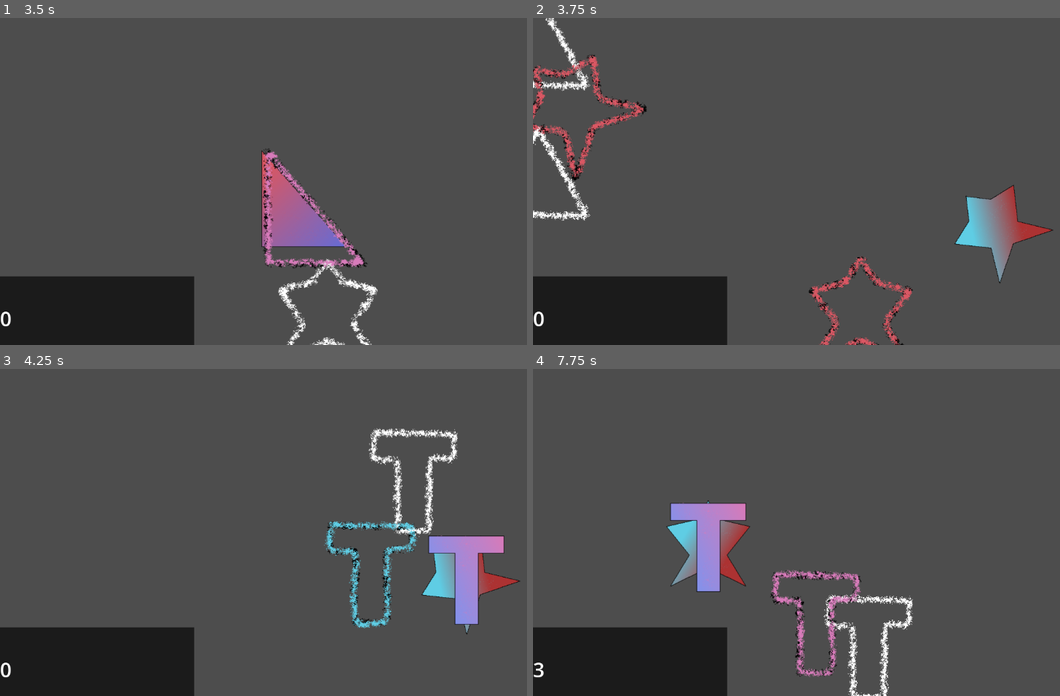
Above: before the commit, frames 1-4 (two rows, left to right).
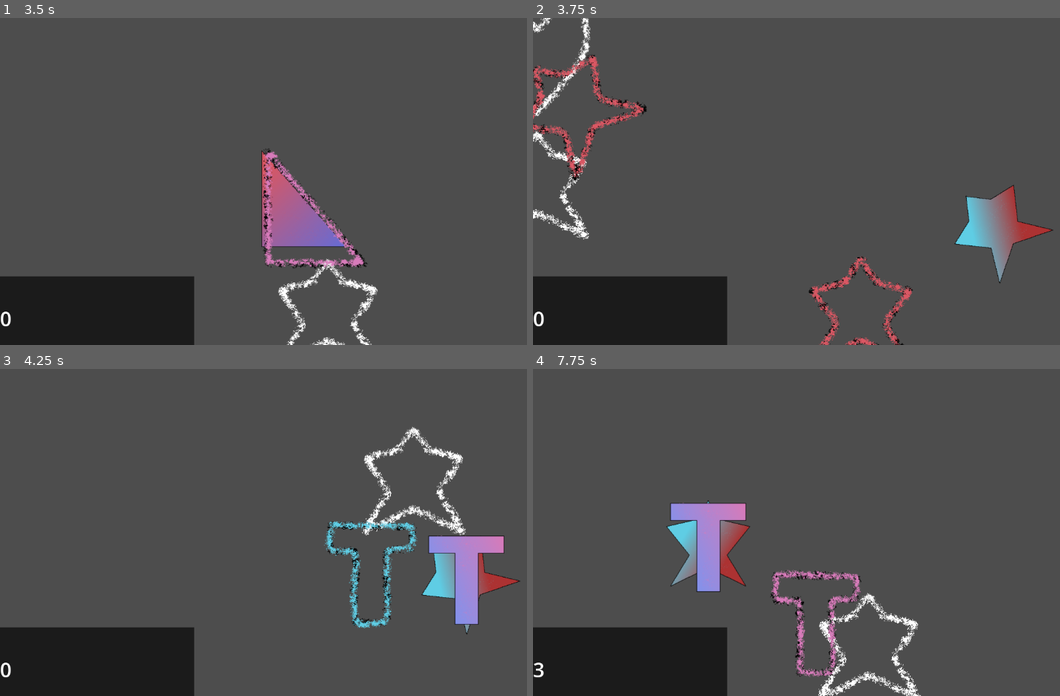
Above: after the commit, the same moments.

Repository: SucellosMusic/first-rhythm-game
Game: Godot game, scene res://Scenes/Levels/level_1.tscn
Two runs of this game, one before a commit and one after it. Both use one fixed random seed, a clock stepped at 60 frames per second and the inputs below. This scene is started directly instead of the project's main scene.
Inputs (mouse positions are in pixels of both pictures, inside the frame that each line leads up to):
- Up to frame 1 (3.5 s): tap Enter at 0.5 s; move the mouse to (421, 165) at 0.52 s; tap S (Input Shape) at 0.6, 2.85 s; move the mouse to (173, 197) at 1.27 s; click (173, 197) at 1.35 s; move the mouse to (347, 109) at 2.02 s; right-click (347, 109) at 2.1 s; move the mouse to (263, 246) at 2.77 s
- Up to frame 2 (3.75 s): move the mouse to (996, 230) at 3.52 s; click (996, 230) at 3.6 s
- Up to frame 3 (4.25 s): no input
- Up to frame 4 (7.75 s): move the mouse to (648, 483) at 4.27 s; right-click (648, 483) at 4.35 s; tap Space at 5 s; move the mouse to (854, 532) at 5.02 s; tap S (Input Shape) at 5.1, 7.35 s; move the mouse to (738, 450) at 5.77 s; click (738, 450) at 5.85 s; move the mouse to (954, 516) at 6.52 s; right-click (954, 516) at 6.6 s; move the mouse to (706, 548) at 7.27 s

Frame 1 is identical in both runs. In frame 2, 1.7% of the frame differs, in the area x 0-11%, y 0-68%; in frame 3, 2.2%, in the area x 68-89%, y 17-52%; in frame 4, 2.0%.

Commit message:
Alternate sequence hints 2
got alternate hints working

Diff:
--- a/Scenes/Sequences/sequence_manager.gd
+++ b/Scenes/Sequences/sequence_manager.gd
@@ -47,7 +47,7 @@
 	recShape = sequences[currSequence].receiverPattern[currSequenceValues]
 	recOrient = sequences[currSequence].receiverOrientation[currSequenceValues]
 	nextBeat = sequences[currSequence].nextBeat[currSequenceValues]
-	if currSequenceValues > sequences[currSequence].hintPattern.size() - 1:
+	if currSequenceValues >= sequences[currSequence].hintPattern.size() - 1:
 		hintOptionAShape = sequences[get_option_A_hint()].receiverPattern[0]
 		hintOptionAOrient = sequences[get_option_A_hint()].receiverOrientation[0]
 		hintOptionBShape = sequences[get_option_B_hint()].receiverPattern[0]
